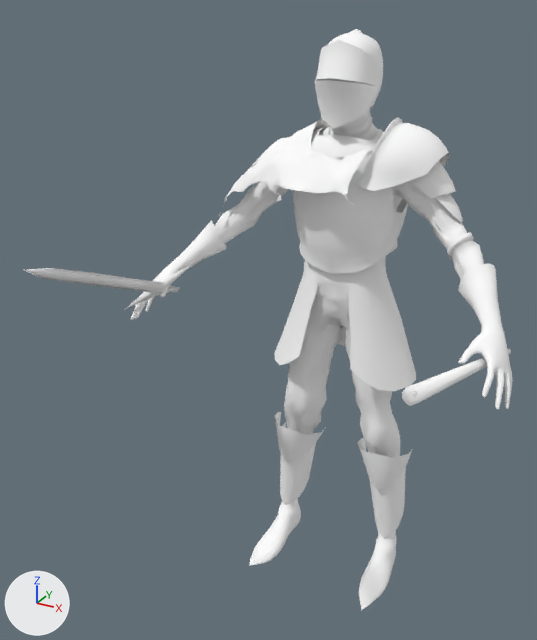
Two versions of the Blender file graphics/knight.blend, one commit apart.
One viewpoint serves both versions: a camera (50 mm lens) standing at (10.3, -25.2, 23.0) and looking at (-0.4, -5.7, 13.2). Arrows for +X, +Y and +Z are at lower left; the lights stay in place.

The first picture shows 'basemale-male1591'.
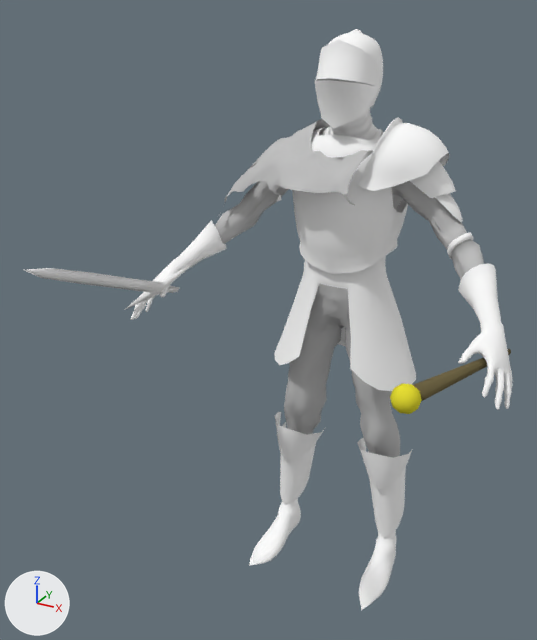
Pixel boxes (x1, y1, x2, y2) of what changed, in the pictures (537 x 640 px; the box of a moved part takes in the faces that stretch with it):
'basemale-male1591', reshaped
    before: (24, 29, 512, 610)
    after: (24, 29, 513, 610)
part 1 of me_basemale_male1591, added (yellow)
    after: (390, 383, 422, 414)
part 2 of me_basemale_male1591, moved or reshaped
    before: (464, 353, 511, 409)
    after: (465, 297, 511, 409)
part 3 of me_basemale_male1591, recoloured (white to grey)
    both: (215, 119, 484, 458)
part 4 of me_basemale_male1591, recoloured (white to brown)
    both: (413, 349, 511, 401)

What the commit changed:
Material 'sword' (mat_sword) is new.
Its base color is (1.0, 1.0, 1.0) (white #ffffff).
Material 'flame' (mat_flame) is new.
Its base color is (0.8, 0.729, 0.035) (yellow #e7de35).
Material 'skin' (mat_skin) is new.
Its base color is (1.0, 1.0, 1.0) (white #ffffff).
Material 'cloth' (mat_cloth) is new.
Its base color is (0.537, 0.537, 0.537) (light grey #c2c2c2).
Material 'torch' (mat_torch) is new.
Its base color is (0.157, 0.128, 0.0604) (brown #6e6446).
me_basemale_male1591 is used by ob_basemale_male1591; location (0.0, 0.0, 0.0); rotation (1.571, 0.0, 0.0), in degrees (90, 0, 0).
me_basemale_male1591 had 6436 vertices, 12197 faces and spanned x -7.2..7.2, y 0.0..21.9, z -1.6..14.8.
me_basemale_male1591 now has 6475 vertices, 12241 faces and spans x -7.2..7.2, y 0.0..21.9, z -1.6..14.8.
me_basemale_male1591 part 1: a new loose piece, an icosphere of 80 faces spanning x 4.8..5.59, y 12.68..13.51, z 7.86..8.69, in mat_flame (yellow #e7de35).
me_basemale_male1591 part 2: 44 vertices moved within x 5.7..7.2, y 11.3..12.7, z 3.5..4.9; 44 vertices removed from x 5.7..7.2, y 11.3..12.7, z 3.5..4.9; 60 vertices added at x 5.6..7.2, y 11.3..13.4, z 2.3..4.9.
me_basemale_male1591 part 3: 2863 faces spanning x -5.4..5.4, y 4.5..18.8, z -1.6..3.0 switch from mat_toonskin01 (white #ffffff) to mat_cloth (light grey #c2c2c2).
me_basemale_male1591 part 4: 25 faces spanning x 5.0..6.7, y 11.9..13.3, z 1.7..8.1 switch from mat_toonskin01 (white #ffffff) to mat_torch (brown #6e6446).
me_basemale_male1591 now uses material mat_sword (white #ffffff).
me_basemale_male1591 now uses material mat_flame (yellow #e7de35).
me_basemale_male1591 now uses material mat_skin (white #ffffff).
